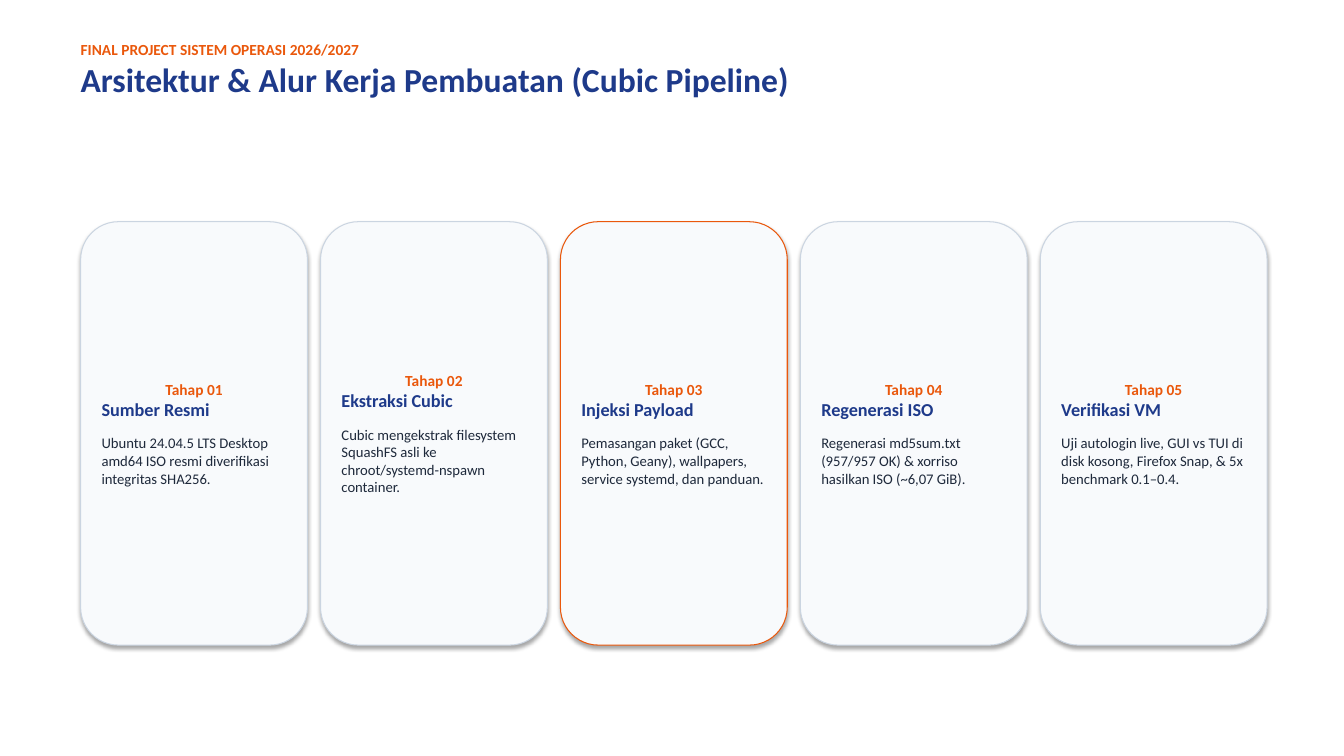
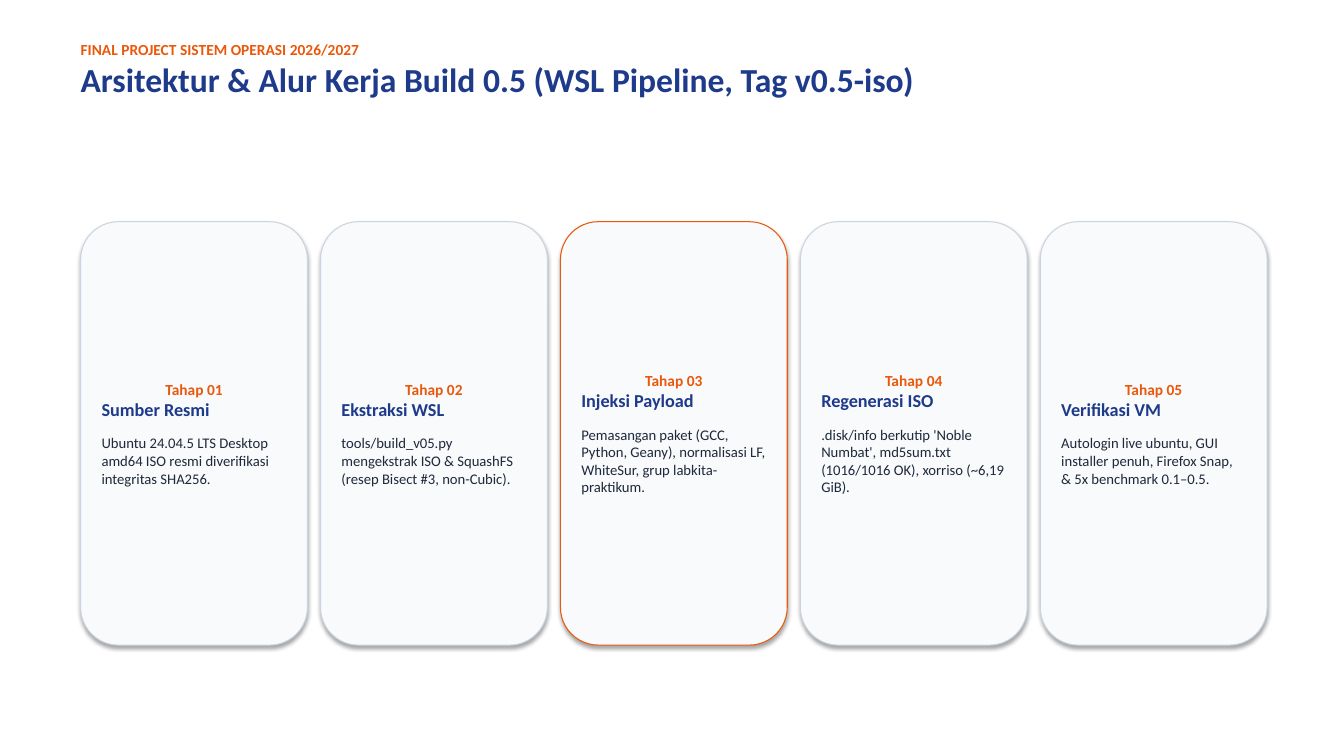
Before and after one commit to luvices/labkita, a slide deck: slide 4 of docs/presentation/labkita-presentation.pptx. Drawn at 1344x756 pixels with LibreOffice and Linux fonts; fonts in the diff are those of the drawing. Boxes give left, top, right and bottom in pixels: in the first picture for what was removed or moved away, otherwise in the second. Text is boxed around its words. In the diff, an @@ line names an element or a change of style, - is before the commit and + after.

```diff
--- a/docs/presentation/labkita-presentation.pptx
+++ b/docs/presentation/labkita-presentation.pptx
@@ text at box(81, 67, 914, 98): text changed @@
-Arsitektur & Alur Kerja Pembuatan (Cubic Pipeline)
+Arsitektur & Alur Kerja Build 0.5 (WSL Pipeline, Tag v0.5-iso)
@@ text in rounded rectangle at box(341, 403, 513, 487): text changed @@
-Ekstraksi Cubic
-Cubic mengekstrak filesystem SquashFS asli ke chroot/systemd-nspawn container.
+Ekstraksi WSL
+tools/build_v05.py mengekstrak ISO & SquashFS (resep Bisect #3, non-Cubic).
@@ text in rounded rectangle at box(581, 429, 765, 495): text changed @@
-Pemasangan paket (GCC, Python, Geany), wallpapers, service systemd, dan panduan.
+Pemasangan paket (GCC, Python, Geany), normalisasi LF, WhiteSur, grup labkita-praktikum.
@@ text in rounded rectangle at box(821, 429, 1004, 494): text changed @@
-Regenerasi md5sum.txt (957/957 OK) & xorriso hasilkan ISO (~6,07 GiB).
+.disk/info berkutip 'Noble Numbat', md5sum.txt (1016/1016 OK), xorriso (~6,19 GiB).
@@ text in rounded rectangle at box(1061, 437, 1233, 484): text changed @@
-Uji autologin live, GUI vs TUI di disk kosong, Firefox Snap, & 5x benchmark 0.1–0.4.
+Autologin live ubuntu, GUI installer penuh, Firefox Snap, & 5x benchmark 0.1–0.5.
```
Also in this commit, not shown: 9 other slides changed, 7 other files.
